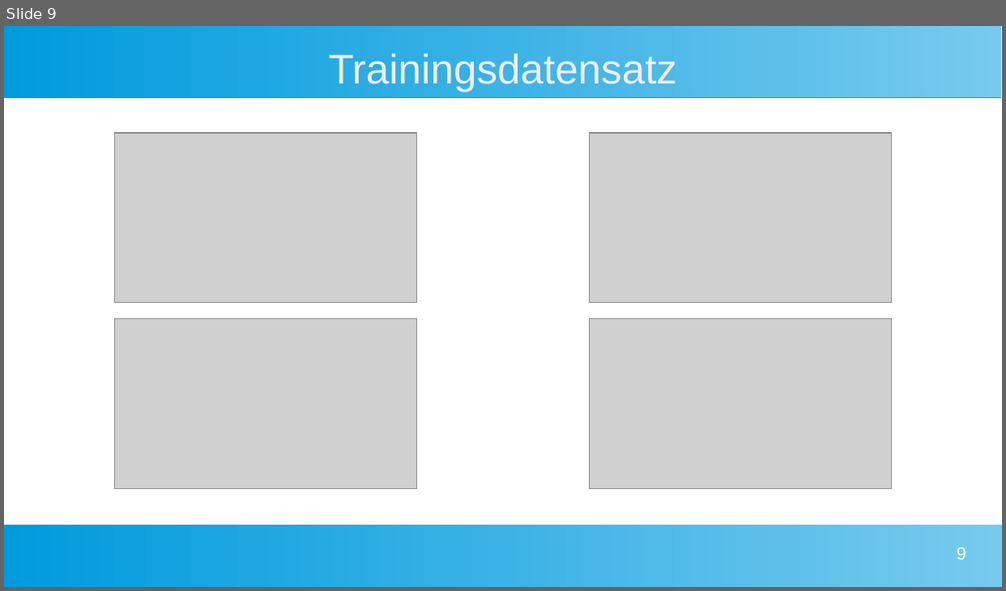
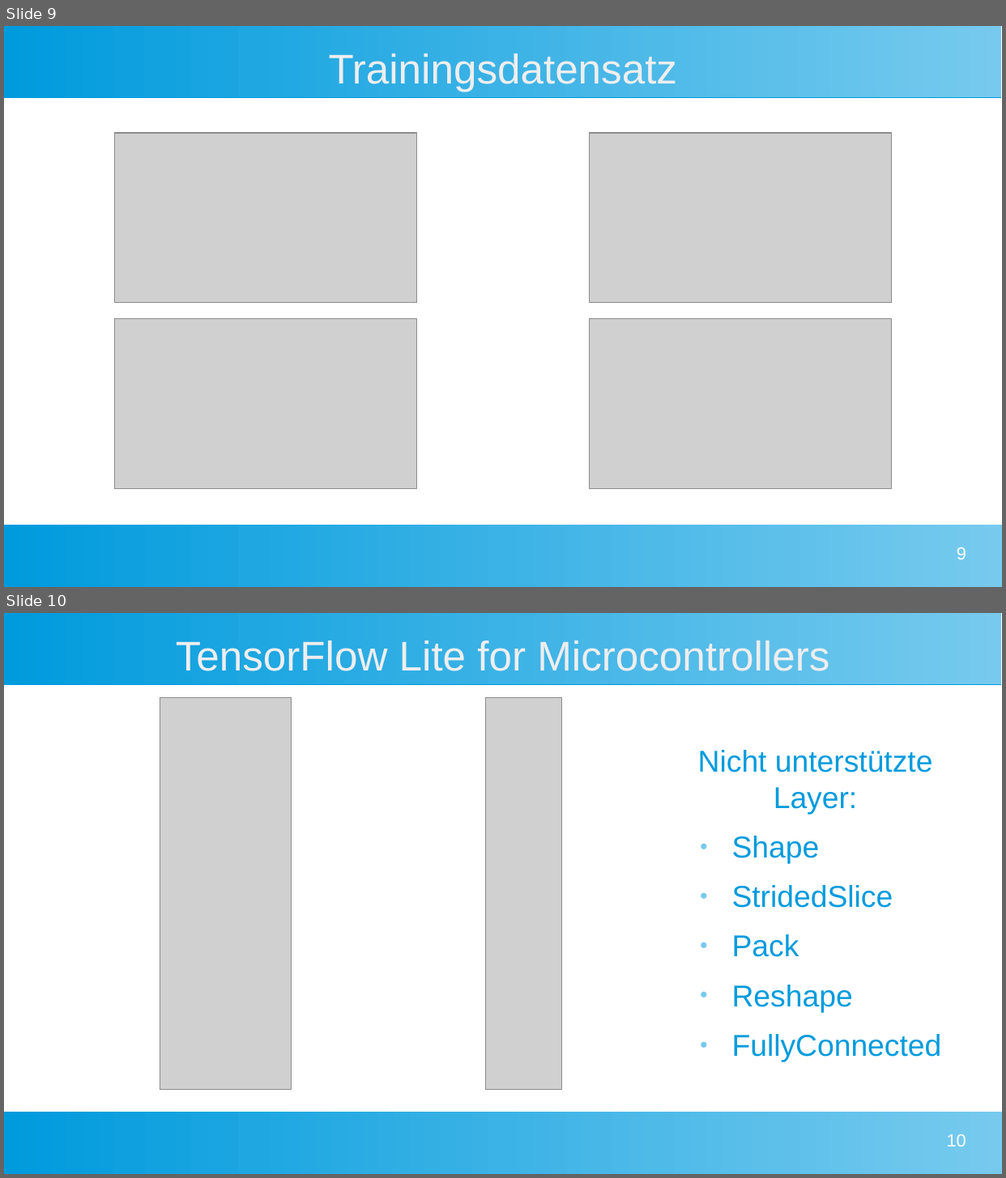
Before and after one commit to Commander-Philip/the-machine-learning-brick, a slide deck: docs/Präsentation Philip.odp. Shown one above the other, each under a label of ours: slide 9 before the commit, slides 9 and 10 after it. The pictures are 1006x591 and 1006x1178 pixels, drawn with LibreOffice and Linux fonts; fonts in the diff are those of the drawing; grey boxes stand for pictures. Boxes give left, top, right and bottom in pixels: in the first picture for what was removed or moved away, otherwise in the second. Text is boxed around its words. In the diff, an @@ line names an element or a change of style, - is before the commit and + after.

```diff
--- a/docs/Präsentation Philip.odp
+++ b/docs/Präsentation Philip.odp
@@ slide 10 added at bbox=[4, 613, 1002, 1174], background #FFFFFF; not listed: 2 template elements that a slide beside it also shows @@
@@ title added at bbox=[176, 641, 829, 671], 33 pt, text #EEEEEE @@
+TensorFlow Lite for Microcontrollers
@@ picture added at bbox=[160, 698, 292, 1090] @@
@@ picture added at bbox=[486, 698, 562, 1090] @@
@@ text added at bbox=[698, 750, 942, 1062], 24 pt, text #009BDD @@
+Nicht unterstützte Layer:
+● Shape
+● StridedSlice
+● Pack
+● Reshape
+● FullyConnected
@@ page number added at bbox=[947, 1135, 966, 1147], 14 pt, text #FFFFFF @@
+10
```
Also in this commit, not shown: 1 other slide added, 2 slides removed, 1 other file.
